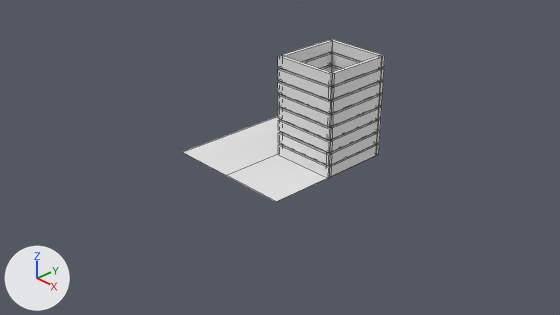
What one commit did to the Blender file assets/Lizz Assets/compost_v1.blend.
Rendered twice from the file's camera 'Camera'. Arrows for +X, +Y and +Z are at lower left; the lights stay in place. The picture after the commit comes second. Mesh edges are drawn as thin lines.
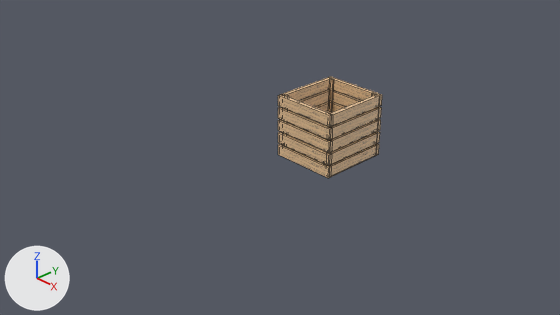
Patch to the scene script:
```diff
--- a/assets/Lizz Assets/compost_v1.blend.py
+++ b/assets/Lizz Assets/compost_v1.blend.py
@@ img_cube_base_color @@
+img_cube_base_color = load_image('Cube Base Color', 'compost Base Color.png', 1024, 1024, 'sRGB')
@@ mat_material @@
+mat_material = principled_material('Material')
+mat_material.texture = img_cube_base_color
@@ me_cube_001 @@
 # used by ob_cube; location = (0.0, 0.0, 0.0)
-me_cube_001.from_pydata(...)  # 262 vertices, 194 faces; spans x -1.0..1.0, y -1.0..1.04, z -0.01..1.49
+me_cube_001.from_pydata(...)  # 227 vertices, 156 faces; spans x -0.01..1.33, y -0.03..1.04, z -0.01..1.41
+# me_cube_001 part 1: 8 loose pieces with 64 vertices, spanning x -0.01..1.0, y -0.03..1.04, z 1.14..1.49, are deleted
+# me_cube_001 part 2
+# 36 vertices are removed from x -1.0..1.0, y -1.0..1.04, z 0.0..1.11
+# 26 faces are deleted
+# 45 vertices are added at x 0.0..1.33, y -0.02..1.03, z -0.01..1.41
+# 6 new vertices lie (0.0, -0.02, -0.78) away from vertices in x 0.07..0.93, y 0.03..0.95, z 0.92
+# 6 new vertices lie (0.0, -0.03, -0.78) away from vertices in x 0.07..0.93, y 0.06..0.98, z 0.92
+# 30 new faces join them
+# me_cube_001 part 3: 120 faces spanning x -0.01..1.0, y -0.03..1.04, z -0.01..0.92 switch from no material to mat_material (picture img_cube_base_color)
+# other edits to the shape of me_cube_001 do not show in these pictures
```

What differs and where, as boxes [x1, y1, x2, y2] in the pictures (560 x 315 px; the box of a moved part takes in the faces that stretch with it):
'Cube', reshaped
    before: [183, 39, 385, 202]
    after: [278, 76, 382, 178]
part 1 of me_cube_001, deleted
    before: [278, 39, 385, 100]
part 2 of me_cube_001, moved or reshaped
    before: [183, 64, 383, 202]
    after: [285, 78, 376, 164]
part 3 of me_cube_001, recoloured (white to beige)
    before: [278, 94, 382, 178]
    after: [278, 76, 382, 178]
